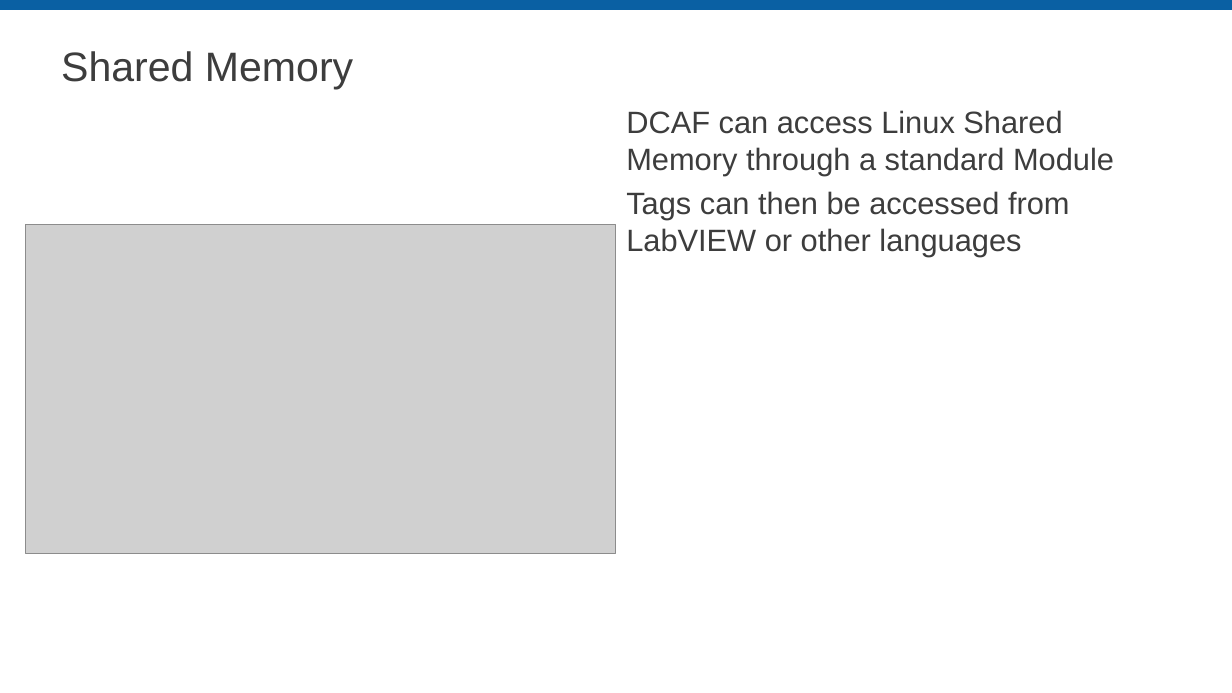
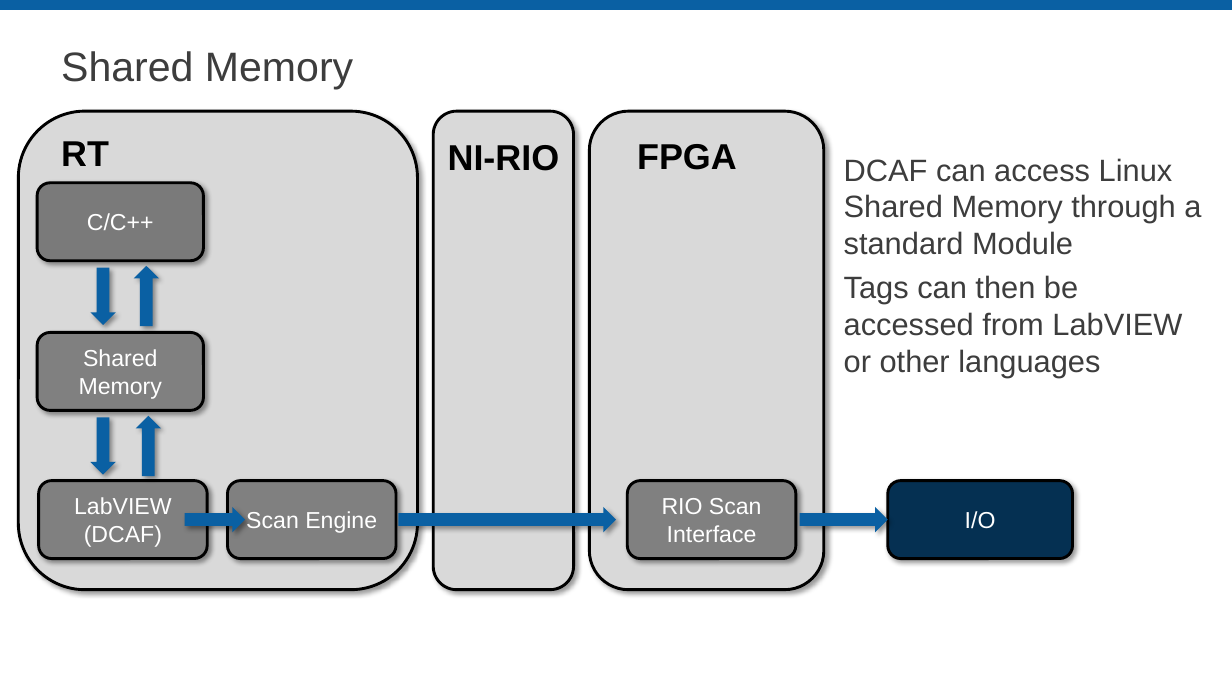
Before and after one commit to LabVIEW-DCAF/Documentation, a slide deck: slide 16 of Trunk/Getting Started Material/DCAF Training/4 Designing an application with DCAF.pptx. Drawn at 1232x693 pixels with LibreOffice and Linux fonts; fonts in the diff are those of the drawing; grey boxes stand for pictures; background and template pictures are left out. Boxes give left, top, right and bottom in pixels: in the first picture for what was removed or moved away, otherwise in the second. Text is boxed around its words. In the diff, an @@ line names an element or a change of style, - is before the commit and + after.

```diff
--- a/Trunk/Getting Started Material/DCAF Training/4 Designing an application with DCAF.pptx
+++ b/Trunk/Getting Started Material/DCAF Training/4 Designing an application with DCAF.pptx
@@ rounded rectangle added at bbox=[18, 111, 418, 590], fill #D9D9D9, outline #000000 2.25 pt @@
@@ rounded rectangle added at bbox=[433, 111, 574, 590], fill #D9D9D9, outline #000000 2.25 pt @@
@@ rounded rectangle added at bbox=[590, 111, 824, 590], fill #D9D9D9, outline #000000 2.25 pt @@
@@ text added at bbox=[61, 141, 109, 166], 28 pt, text #000000, bold @@
+RT
@@ text added at bbox=[62, 127, 232, 179], 28 pt, text #FFFFFF, bold @@
+RT
@@ text added at bbox=[448, 145, 560, 171], 28 pt, text #000000, bold @@
+NI-RIO
@@ text added at bbox=[637, 144, 737, 170], 28 pt, text #000000, bold @@
+FPGA
@@ text "DCAF can access Linux Shared ..." rewrapped from bbox=[626, 110, 1114, 257] to bbox=[844, 158, 1201, 378] @@
@@ rounded rectangle added at bbox=[37, 183, 203, 261], fill #7A7A7A, outline #000000 2.25 pt, 18 pt, text #FFFFFF @@
+C/C++
@@ picture removed at bbox=[26, 225, 616, 554] @@
@@ up arrow added at bbox=[91, 268, 116, 325], fill #0A60A3 @@
@@ up arrow added at bbox=[134, 266, 160, 326], fill #0A60A3 @@
@@ rounded rectangle added at bbox=[37, 333, 203, 410], fill #808080, outline #000000 2.25 pt, 18 pt, text #FFFFFF @@
+Shared Memory
@@ up arrow added at bbox=[91, 418, 116, 475], fill #0A60A3 @@
@@ up arrow added at bbox=[136, 416, 162, 476], fill #0A60A3 @@
@@ rounded rectangle added at bbox=[39, 481, 207, 558], fill #808080, outline #000000 2.25 pt, 18 pt, text #FFFFFF @@
+LabVIEW (DCAF)
@@ up arrow added at bbox=[185, 507, 245, 533], fill #0A60A3 @@
@@ rounded rectangle added at bbox=[227, 481, 396, 558], fill #808080, outline #000000 2.25 pt, 18 pt, text #FFFFFF @@
+Scan Engine
@@ up arrow added at bbox=[398, 507, 616, 533], fill #0A60A3 @@
@@ rounded rectangle added at bbox=[628, 481, 796, 558], fill #808080, outline #000000 2.25 pt, 18 pt, text #FFFFFF @@
+RIO Scan Interface
@@ up arrow added at bbox=[799, 507, 888, 533], fill #0A60A3 @@
@@ rounded rectangle added at bbox=[888, 481, 1073, 558], fill #053052, outline #000000 2.25 pt, 18 pt, text #FFFFFF @@
+I/O
```
Also in this commit, not shown: 3 other slides changed, 4 other files.
